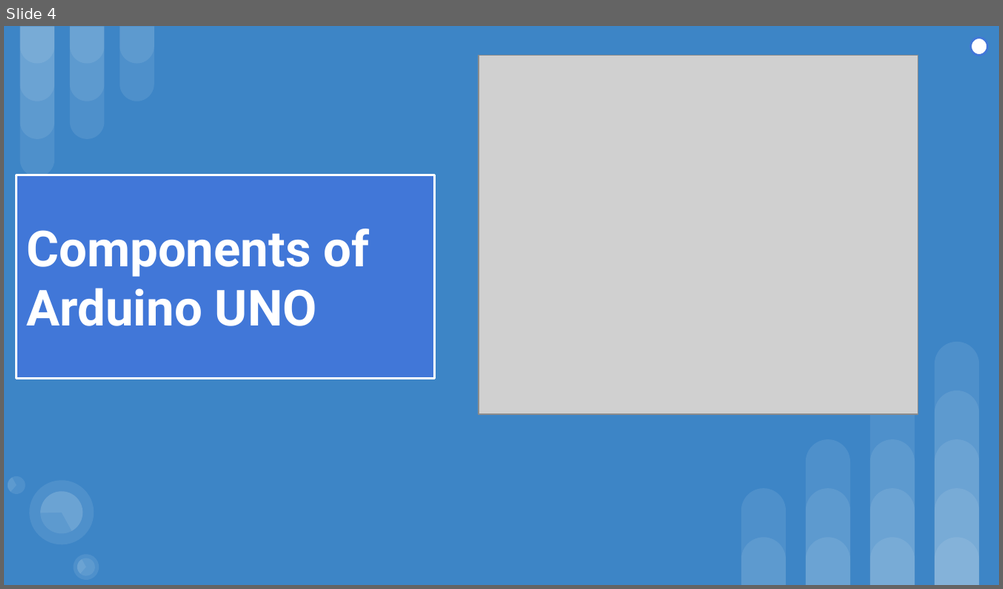
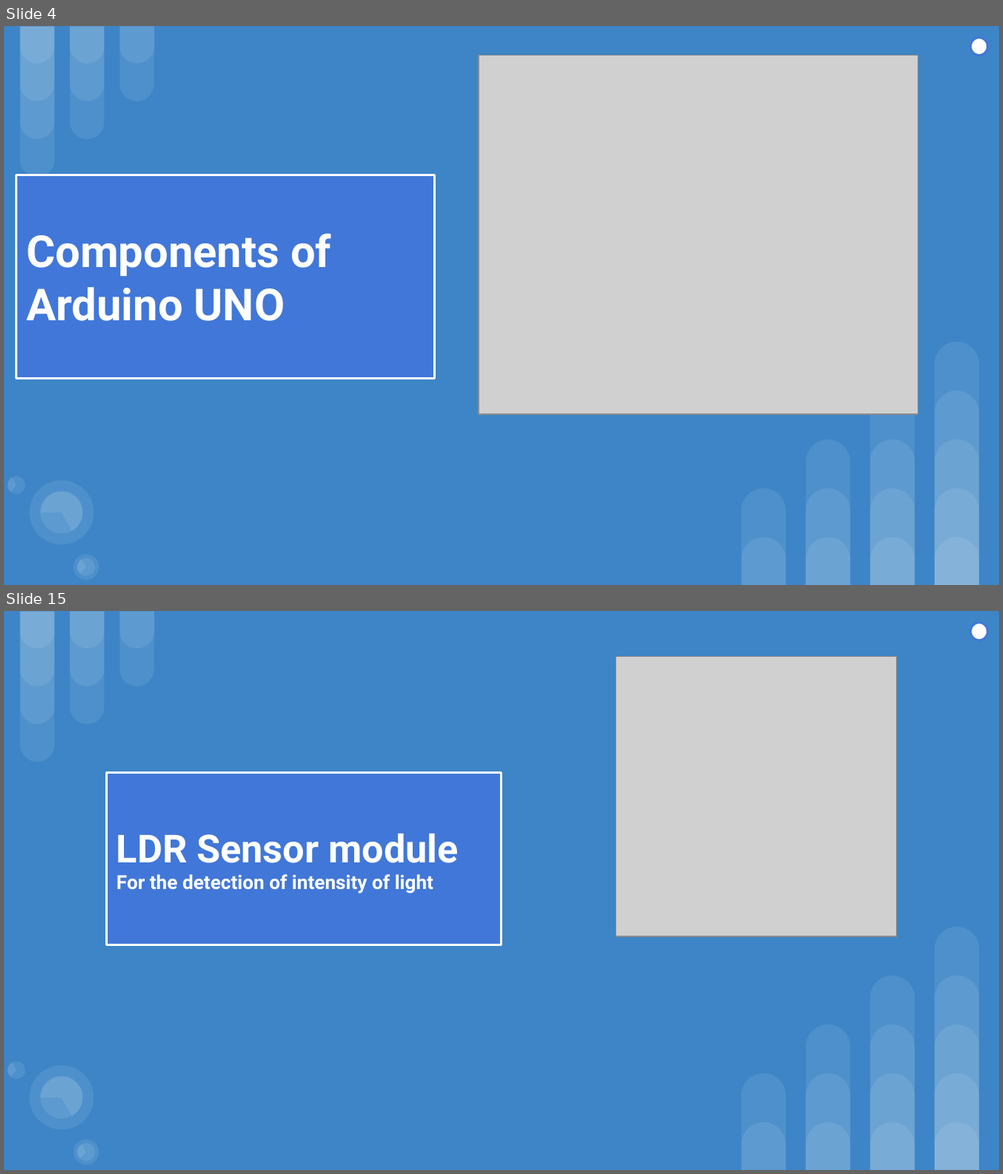
Before and after one commit to sajinamatya/Fake_news-classification, a slide deck: New.pptx. Shown one above the other, each under a label of ours: slide 4 before the commit, slides 4 and 15 after it; the slides between them are not shown. The pictures are 1003x589 and 1003x1174 pixels, drawn with LibreOffice and Linux fonts; fonts in the diff are those of the drawing; grey boxes stand for pictures. Boxes give left, top, right and bottom in pixels: in the first picture for what was removed or moved away, otherwise in the second. Text is boxed around its words. In the diff, an @@ line names an element or a change of style, - is before the commit and + after.

```diff
--- a/New.pptx
+++ b/New.pptx
@@ slide 15 added at bbox=[4, 611, 999, 1170], background #3D85C6; not listed: 23 template elements that a slide beside it also shows @@
@@ ellipse added at bbox=[970, 623, 987, 641], fill #FFFFFF, outline #4177D8 1.5 pt @@
@@ picture added at bbox=[616, 657, 896, 937] @@
@@ rectangle added at bbox=[106, 773, 501, 945], fill #4177D8, outline #FFFFFF 1.5 pt, 14 pt, text #FFFFFF, bold @@
+LDR Sensor module
+For the detection of intensity of light
@@ group added at bbox=[5, 1053, 106, 1170]: 5 ellipses, 3 pie slice (boxed as its full ellipse)s @@
@@ slide 4 changed as well @@
@@ title "Components of Arduino UNO" at bbox=[16, 175, 435, 379]: size 36 to 32 pt @@
```
Also in this commit, not shown: 7 other slides changed, 5 other slides added, 1 slide removed.
